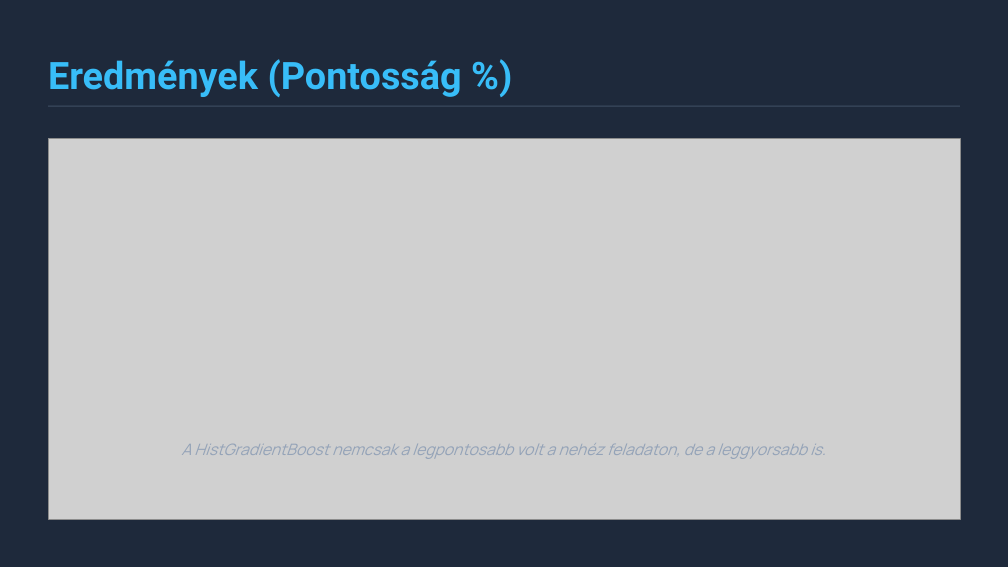
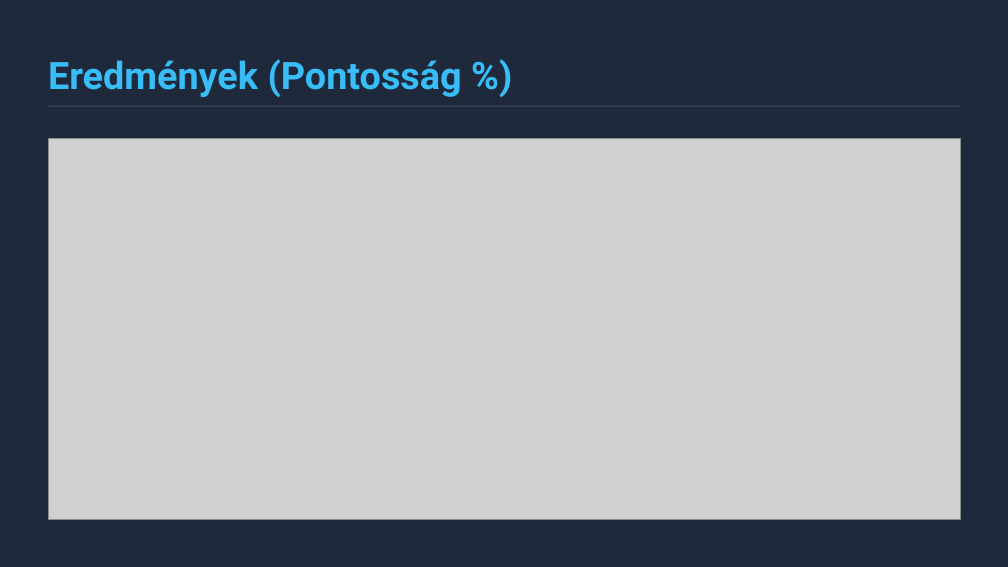
Before and after one commit to LoosAP/TextAndWebMining, a slide deck: slide 6 of Boosting Algoritmusok.pptx. Drawn at 1008x567 pixels with LibreOffice and Linux fonts; fonts in the diff are those of the drawing; grey boxes stand for pictures; background and template pictures are left out. Boxes give left, top, right and bottom in pixels: in the first picture for what was removed or moved away, otherwise in the second. Text is boxed around its words. In the diff, an @@ line names an element or a change of style, - is before the commit and + after.

Commit message:
Update Boosting Algoritmusok.pptx presentation with new content

```diff
--- a/Boosting Algoritmusok.pptx
+++ b/Boosting Algoritmusok.pptx
@@ text removed at bbox=[181, 443, 826, 459] @@
-A HistGradientBoost nemcsak a legpontosabb volt a nehéz feladaton, de a leggyorsabb is.
```
Also in this commit, not shown: 3 other slides changed, 2 slides added, 4 slides removed.
